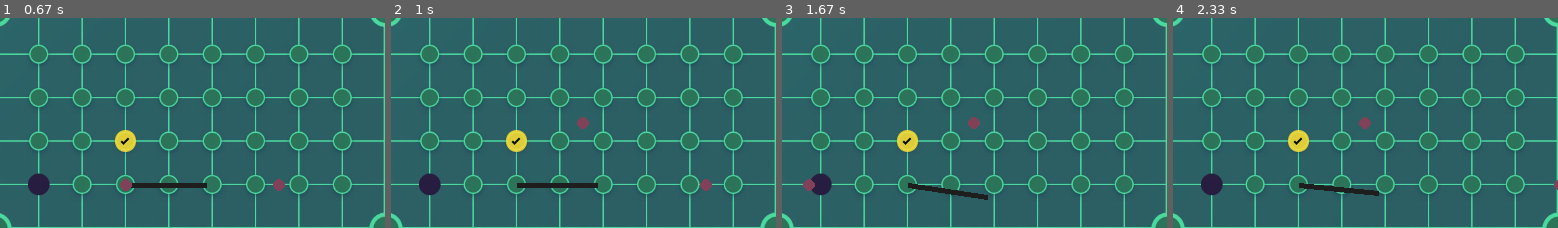
Above: before the commit, frames 1-4 (left to right).
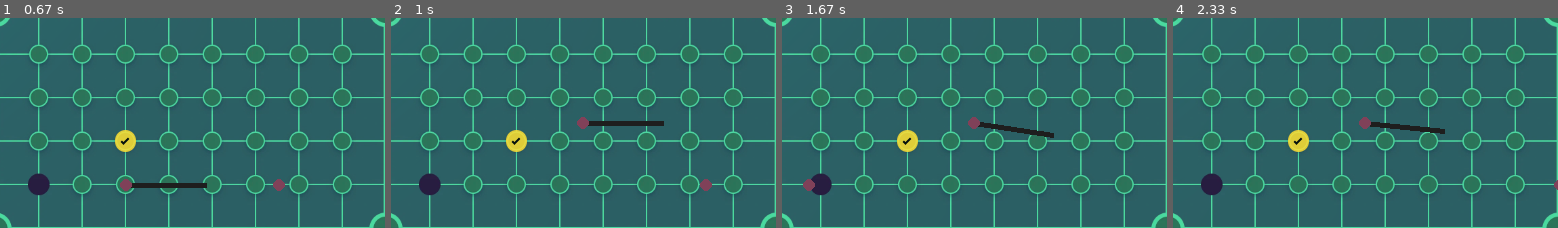
Above: after the commit, the same moments.

Repository: Lev-Sh/PygameGames
Game: pygame game, started from main.py
The game is run twice, just before and just after one commit, with the same random seed, the same clock (stepped at 60 frames per second) and the same inputs.
Inputs (mouse positions are in pixels of both pictures, inside the frame that each line leads up to):
- Up to frame 1 (0.67 s): click (192, 123) at 0.38 s
- Up to frame 2 (1 s): tap R at 0.67 s
- Up to frame 3 (1.67 s): hold Right 1-1.47 s; move the mouse to (1097, 116) at 1.03 s; hold Right from 1.5 s (still down)
- Up to frame 4 (2.33 s): release Right at 1.97 s; hold Left from 2 s (still down)

Frame 1 is identical in both runs. In frame 2, 1.0% of the frame differs, in the area x 32-71%, y 49-81%; in frame 3, 1.0%; in frame 4, 1.0%.

Commit message:
--poolgame ball tactic(complited)

Diff:
--- a/main.py
+++ b/main.py
@@ -10,6 +10,7 @@
 BACKGROUND_COLOR = (255, 130, 150)
 RED_COLOR = (180, 60, 60)
 FIELD_COLOR = (10, 120, 80)
+ROTATION_SPEED = 3
 screen = pygame.display.set_mode((WIDTH, HEIGHT))
 
 
@@ -30,6 +31,10 @@
             stick.angle = 360
         if self.angle > 360:
             stick.angle = 0
+
+    def set_spawn(self, pos):
+        self.x, self.y = pos
+
 
 
 def calculatex_y():
@@ -71,7 +76,6 @@
             self.dirx *= -1
         if self._y >= HEIGHT or self._y < 0:
             self.diry *= -1
-
         pygame.draw.circle(screen, BALL_COLOR, (self._x, self._y), radius=6)
 
 
@@ -95,15 +99,15 @@
             running = False
         elif event.type == pygame.MOUSEBUTTONDOWN:
             b = Ball(xspawn, yspawn)
-
             b.change_dir(calculatex_y()[0], calculatex_y()[1])
             ball_list.append(b)
         keys = pygame.key.get_pressed()
         if keys[pygame.K_LEFT]:
-            stick.angle -= 3
+            stick.angle -= ROTATION_SPEED
         elif keys[pygame.K_RIGHT]:
-            stick.angle += 3
+            stick.angle += ROTATION_SPEED
         elif keys[pygame.K_r]:
+            stick.set_spawn(pygame.mouse.get_pos())
             xspawn, yspawn = pygame.mouse.get_pos()
     image = pygame.image.load('Screenshot 2024-02-20 182817.png')
     screen.blit(image, (-30, -30))
